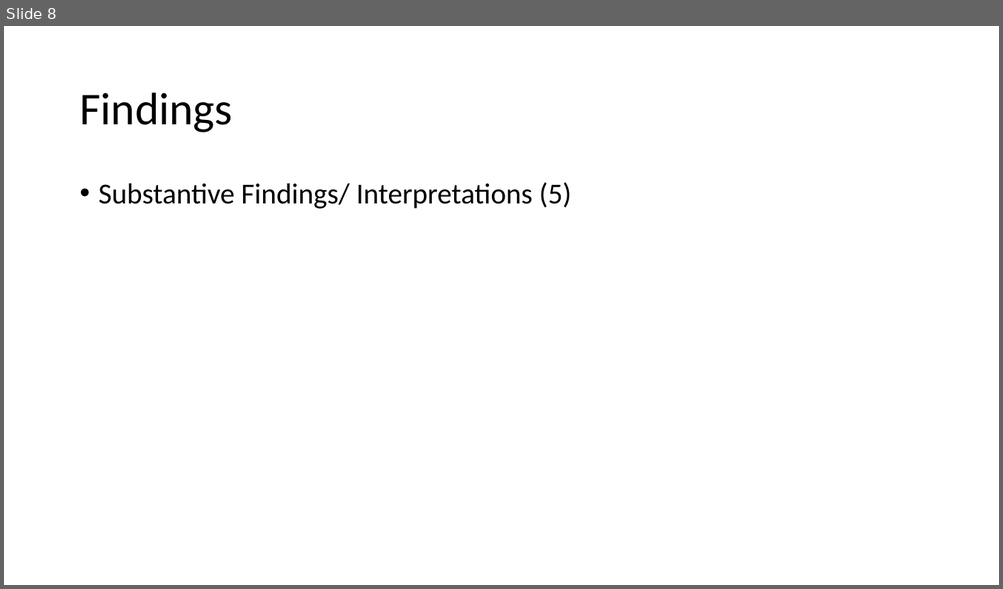
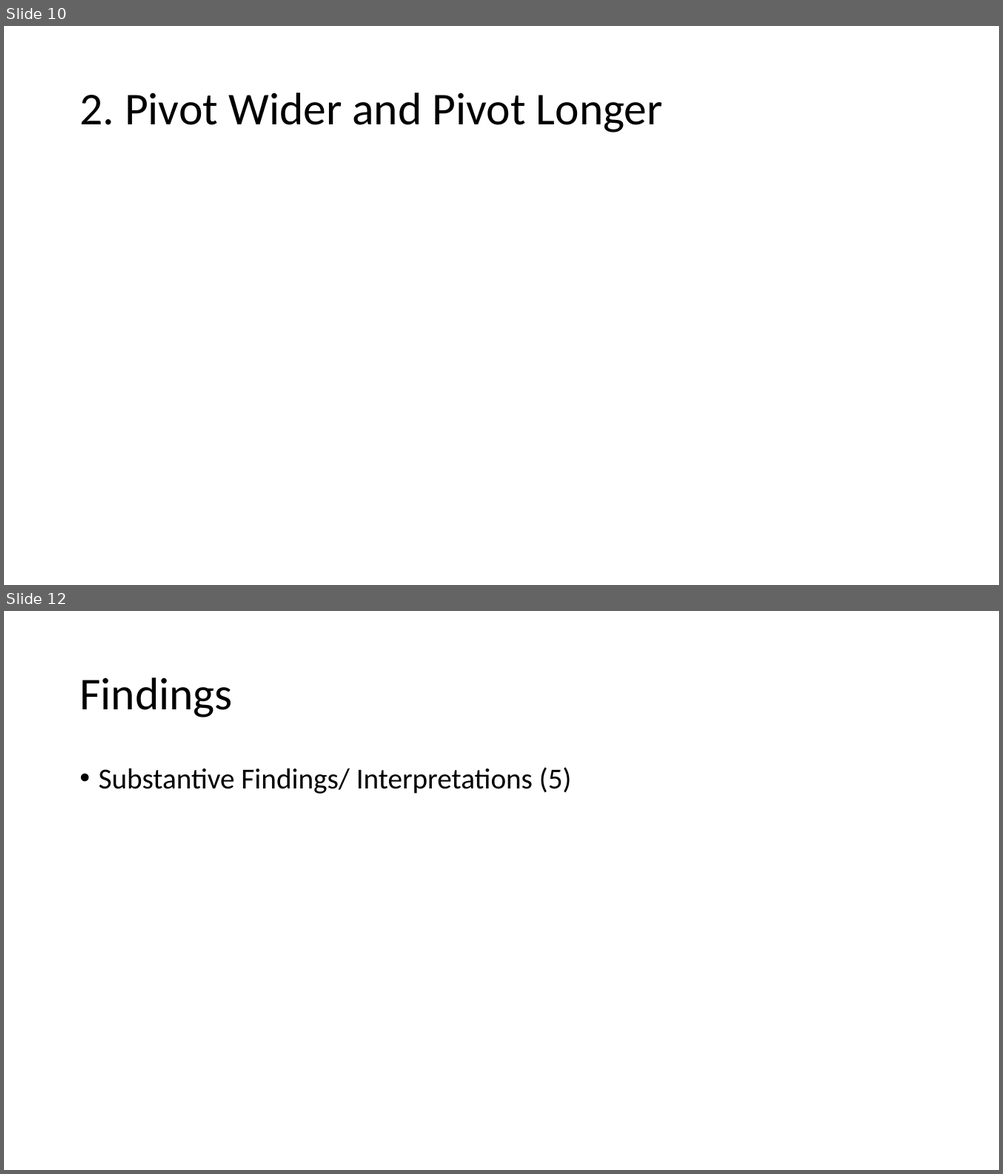
Before and after one commit to apedraza1234/socialfear, a slide deck: class_presentation.pptx. Shown one above the other, each under a label of ours: slide 8 before the commit, slides 10 and 12 after it; the slides between them are not shown. The pictures are 1003x589 and 1003x1174 pixels, drawn with LibreOffice and Linux fonts; fonts in the diff are those of the drawing. Boxes give left, top, right and bottom in pixels: in the first picture for what was removed or moved away, otherwise in the second. Text is boxed around its words. In the diff, an @@ line names an element or a change of style, - is before the commit and + after.

```diff
--- a/class_presentation.pptx
+++ b/class_presentation.pptx
@@ slide 10 added at (4,26,999,585), background #FFFFFF @@
@@ title added at (79,93,663,133), 44 pt, text #000000 @@
+2. Pivot Wider and Pivot Longer
@@ what was slide 8 is now slide 12 @@
```
Also in this commit, not shown: 3 slides changed, 7 other slides added, 4 slides removed, 4 other files.
